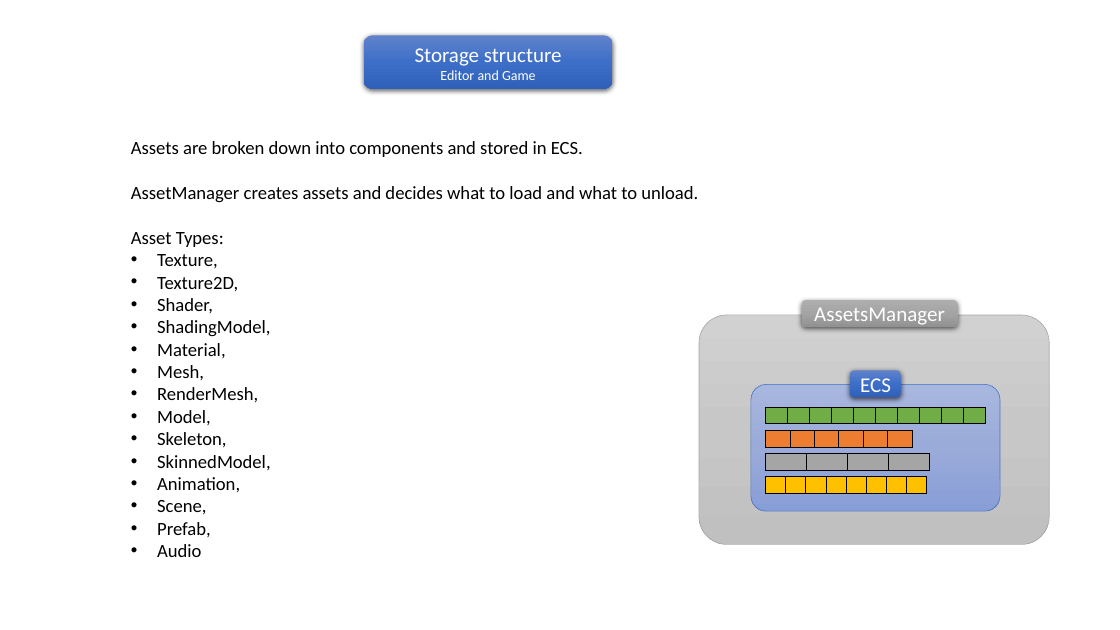
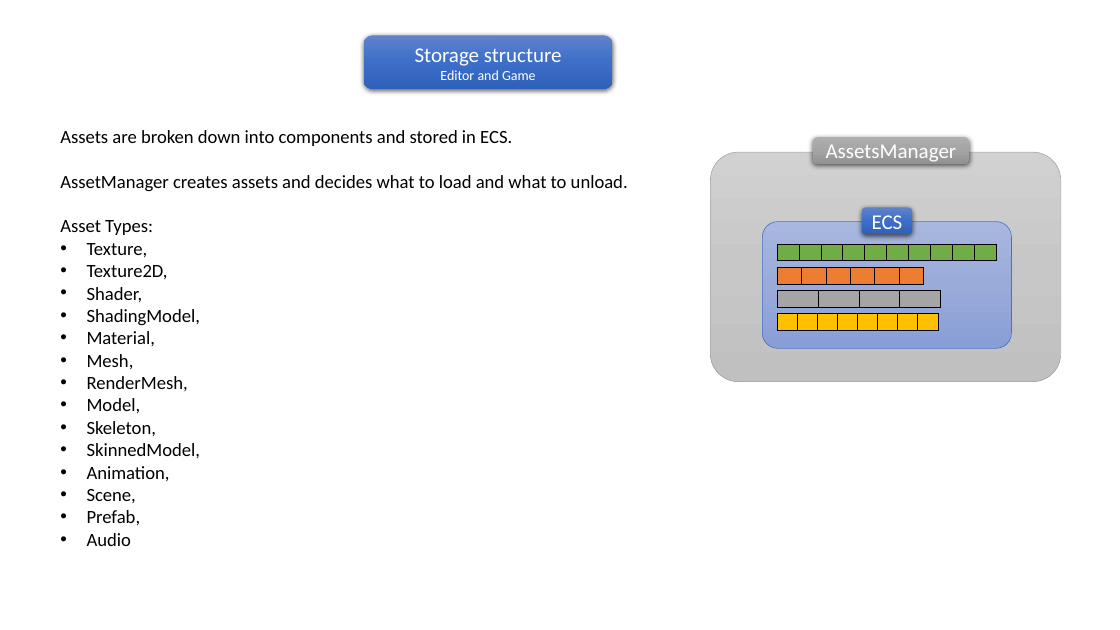
Before and after one commit to pawel-kaleta/FoolsEngine, a slide deck: slide 2 of Documentation/Asset Pipeline.pptx. Drawn at 1120x630 pixels with LibreOffice and Linux fonts; fonts in the diff are those of the drawing. Boxes give left, top, right and bottom in pixels: in the first picture for what was removed or moved away, otherwise in the second. Text is boxed around its words. In the diff, an @@ line names an element or a change of style, - is before the commit and + after.

```diff
--- a/Documentation/Asset Pipeline.pptx
+++ b/Documentation/Asset Pipeline.pptx
@@ text "Assets are broken down into ...": place and size @@
-text "Assets are broken down into ..." at <box>131,141,698,557</box>
+text "Assets are broken down into ..." at <box>60,130,628,546</box>
@@ 4 rounded rectangles, 4 tables: place and size @@
-4 rounded rectangles, 4 tables at <box>699,300,1049,544</box>
+4 rounded rectangles, 4 tables at <box>711,137,1061,381</box>
```
Also in this commit, not shown: 3 other slides changed, 1 slide added, 18 other files.
